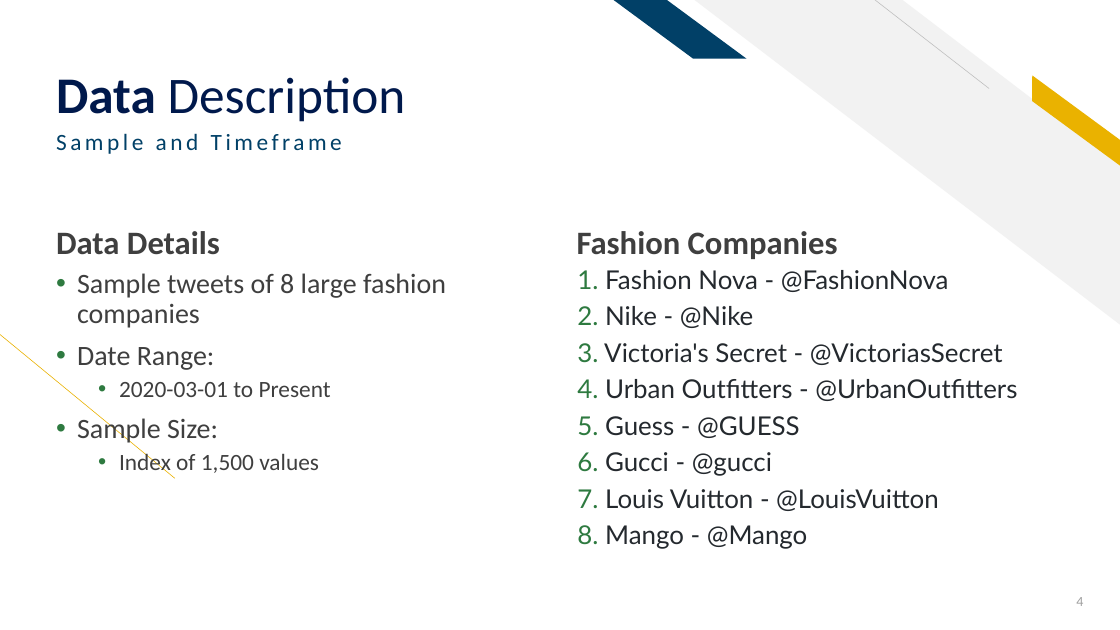
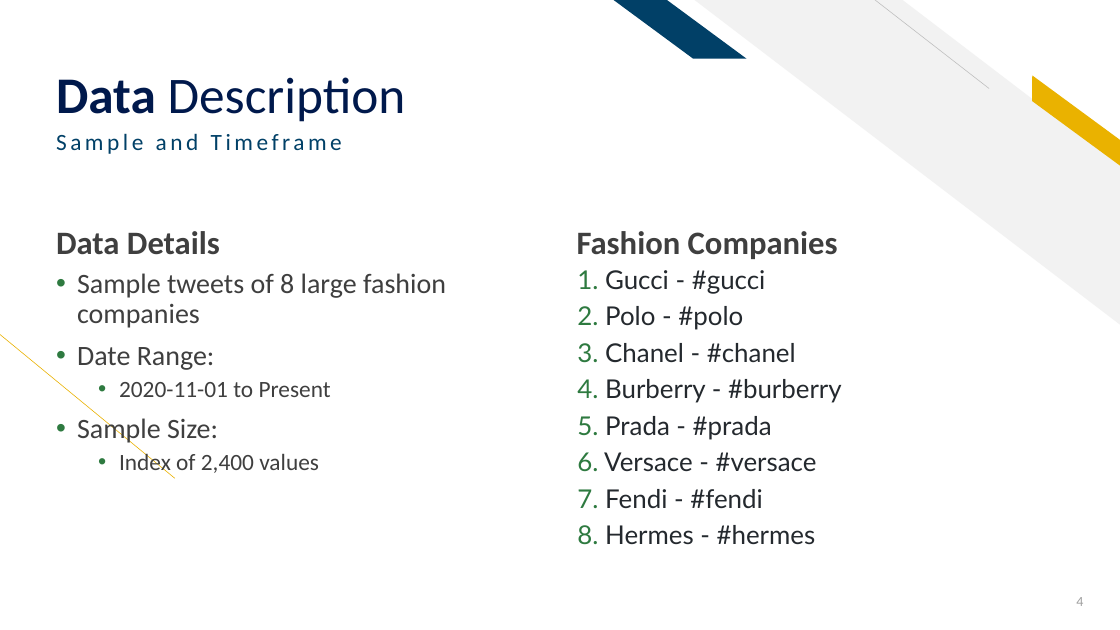
Before and after one commit to sethrpaniagua/Twitter-Sentament-Analysis, a slide deck: slide 4 of ML Group Project_Sentiment Analysis of Twitter Data.pptx. Drawn at 1120x630 pixels with LibreOffice and Linux fonts; fonts in the diff are those of the drawing. Boxes give left, top, right and bottom in pixels: in the first picture for what was removed or moved away, otherwise in the second. Text is boxed around its words. In the diff, an @@ line names an element or a change of style, - is before the commit and + after.

```diff
--- a/ML Group Project_Sentiment Analysis of Twitter Data.pptx
+++ b/ML Group Project_Sentiment Analysis of Twitter Data.pptx
@@ text at <box>604,270,842,544</box>: text changed @@
-1. Fashion Nova - @FashionNova
-2. Nike - @Nike
-3. Victoria's Secret - @VictoriasSecret
-4. Urban Outfitters - @UrbanOutfitters
-5. Guess - @GUESS
-6. Gucci - @gucci
-7. Louis Vuitton - @LouisVuitton
-8. Mango - @Mango
+1. Gucci - #gucci
+2. Polo - #polo
+3. Chanel - #chanel
+4. Burberry - #burberry
+5. Prada - #prada
+6. Versace - #versace
+7. Fendi - #fendi
+8. Hermes - #hermes
@@ text at <box>119,382,331,397</box>: text changed @@
-  • 2020-03-01 to Present
+  • 2020-11-01 to Present
@@ text at <box>119,450,319,476</box>: text changed @@
-  • Index of 1,500 values
+  • Index of 2,400 values
```
Also in this commit, not shown: 2 other slides changed, 4 slides added, 3 slides removed.
